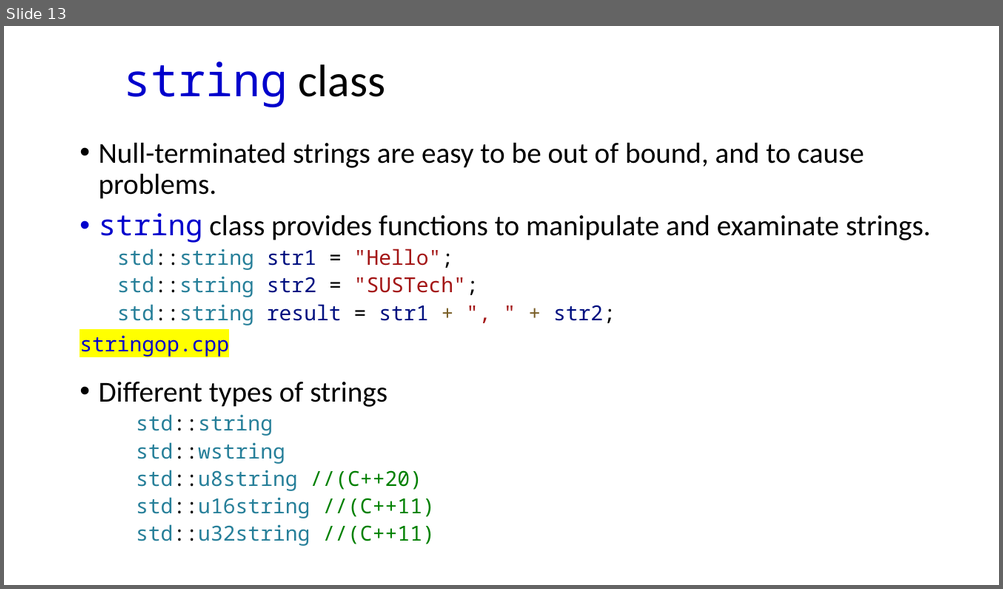
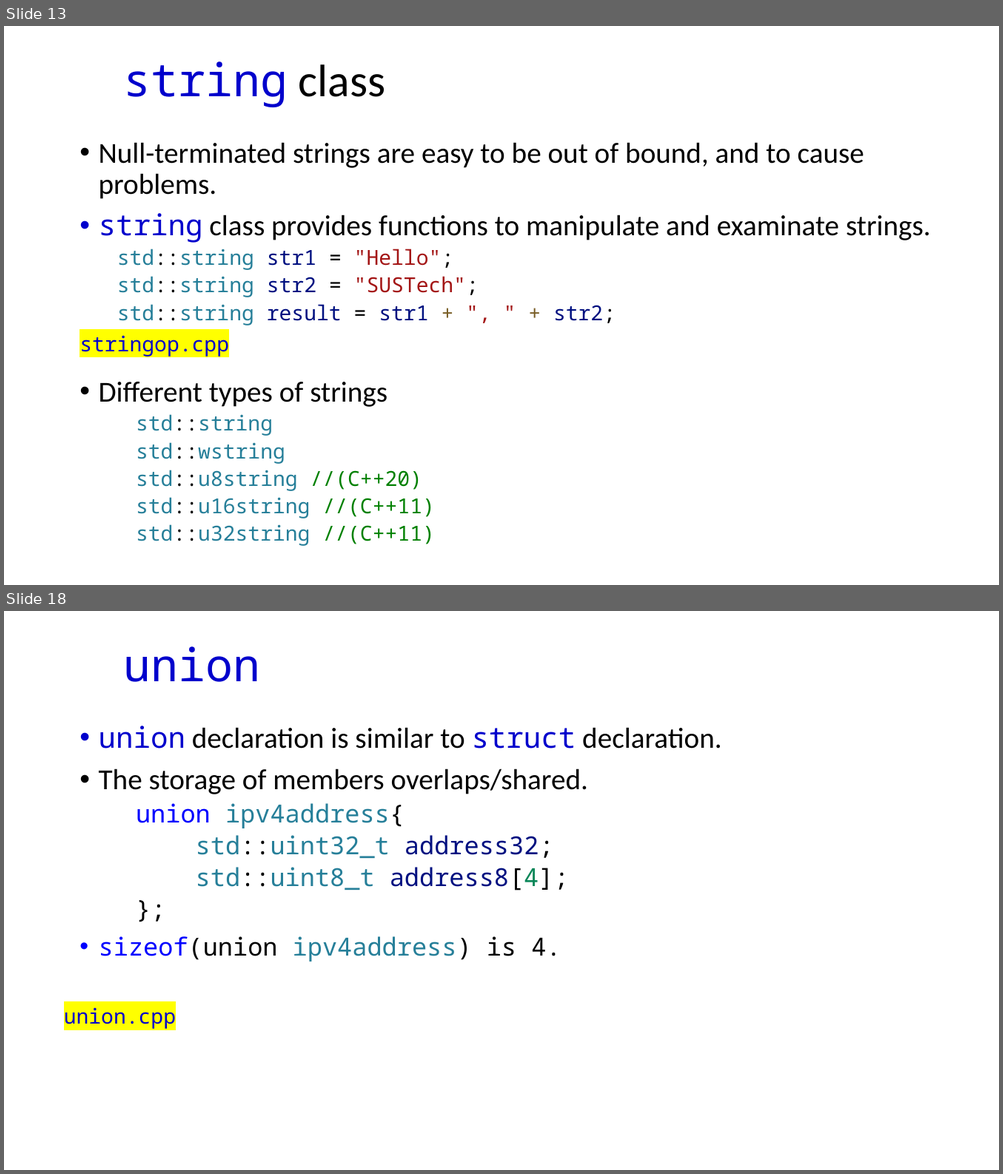
Before and after one commit to dayekuaipao/CPPLearning, a slide deck: week04/Lecture04.pptx. Shown one above the other, each under a label of ours: slide 13 before the commit, slides 13 and 18 after it; the slides between them are not shown. The pictures are 1003x589 and 1003x1174 pixels, drawn with LibreOffice and Linux fonts; fonts in the diff are those of the drawing; background and template pictures are left out. Boxes give left, top, right and bottom in pixels: in the first picture for what was removed or moved away, otherwise in the second. Text is boxed around its words. In the diff, an @@ line names an element or a change of style, - is before the commit and + after.

```diff
--- a/week04/Lecture04.pptx
+++ b/week04/Lecture04.pptx
@@ slide 18 added at (4,611,999,1170), background #FFFFFF @@
@@ title added at (124,647,261,682), 44 pt, text #0000CC @@
+union
@@ text added at (99,726,721,962), 24 pt, text #000000 @@
+• union declaration is similar to struct declaration.
+• The storage of members overlaps/shared.
+  union ipv4address{
+  std::uint32_t address32;
+  std::uint8_t address8[4];
+  };
+• sizeof(union ipv4address) is 4.
@@ rectangle added at (57,999,185,1033), fill #FFFFFF, 20 pt, text #0000CC @@
+union.cpp
```
Also in this commit, not shown: 4 slides changed, 8 other slides added, 3 slides removed, 7 other files.
